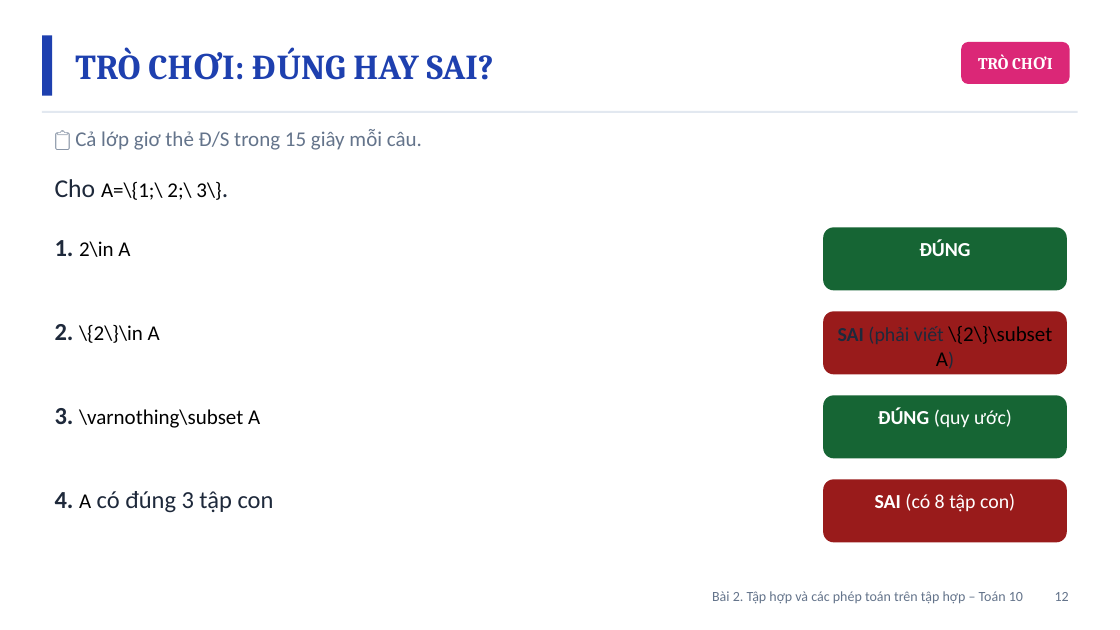
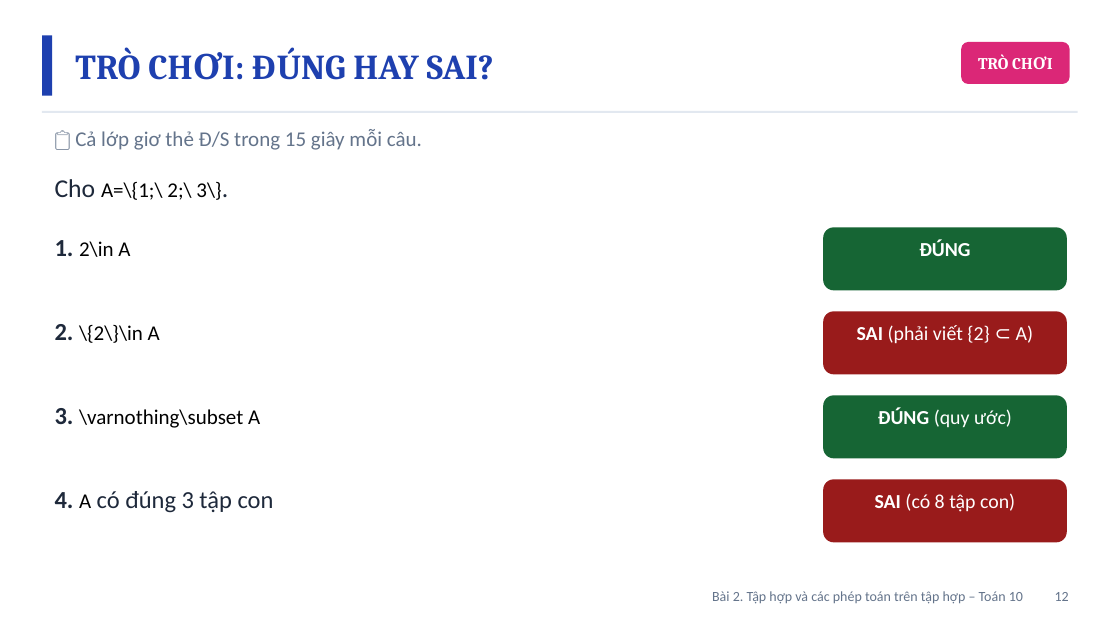
Before and after one commit to Trangtu66/Taode_thi_online, a slide deck: slide 12 of mon/toan/slide/lop10/BaiGiangDienTu_TOAN10_Bai2_TapHop_T5-8.pptx. Drawn at 1120x630 pixels with LibreOffice and Linux fonts; fonts in the diff are those of the drawing. Boxes give left, top, right and bottom in pixels: in the first picture for what was removed or moved away, otherwise in the second. Text is boxed around its words. In the diff, an @@ line names an element or a change of style, - is before the commit and + after.

```diff
--- a/mon/toan/slide/lop10/BaiGiangDienTu_TOAN10_Bai2_TapHop_T5-8.pptx
+++ b/mon/toan/slide/lop10/BaiGiangDienTu_TOAN10_Bai2_TapHop_T5-8.pptx
@@ text at (x1=857, y1=325, x2=1034, y2=344): text changed; text colour #1E293B to #FFFFFF @@
-SAI (phải viết \{2\}\subset A)
+SAI (phải viết {2} ⊂ A)
```
Also in this commit, not shown: 1 other file.
